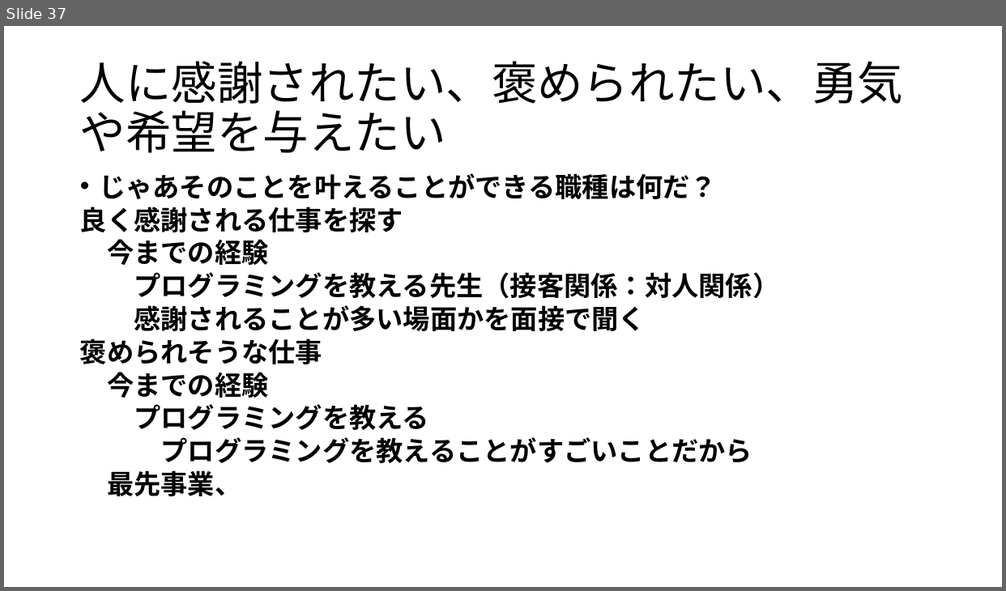
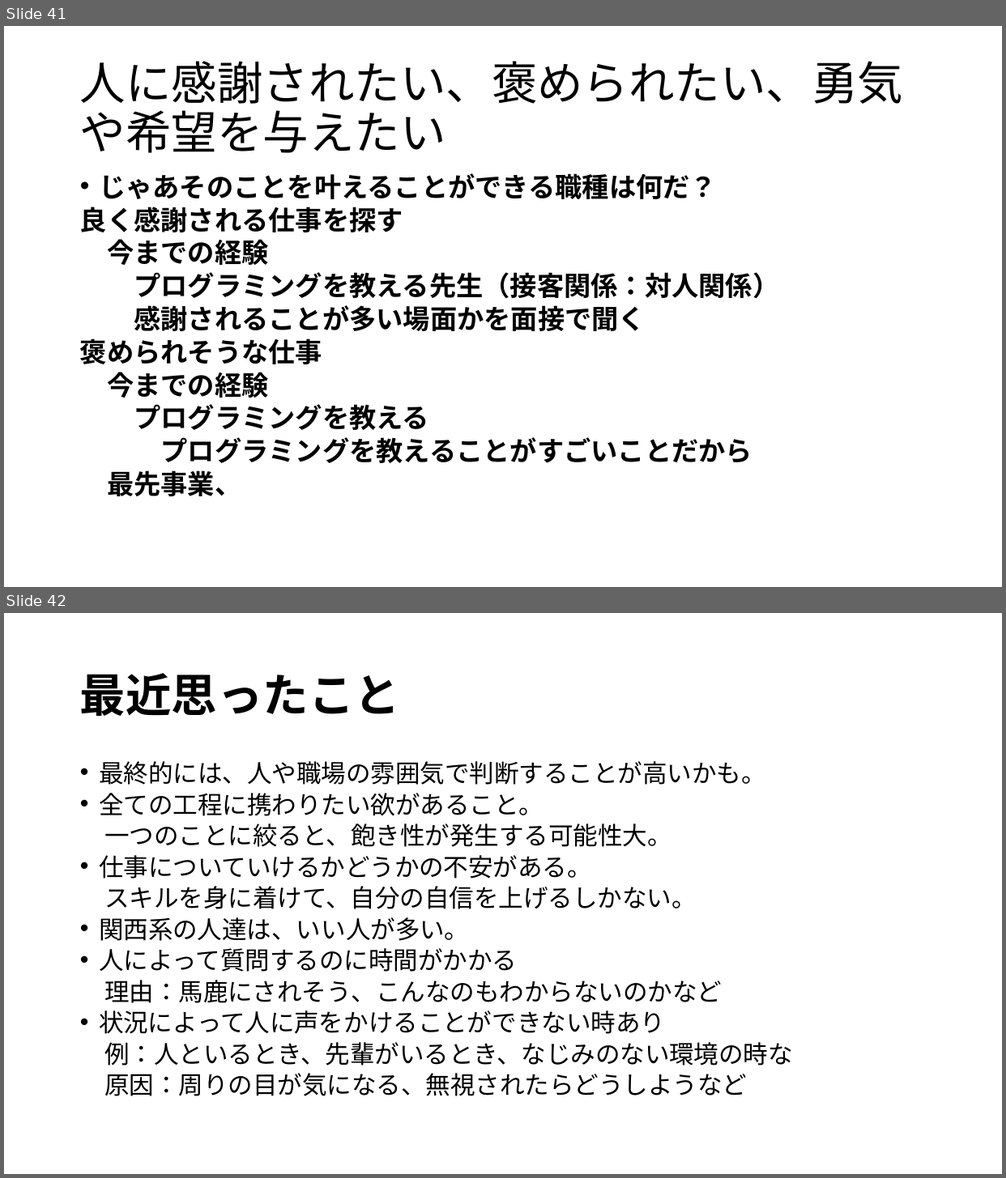
Before and after one commit to yamada4649/tibakoudai_2023, a slide deck: 就活関係/自己分析/就活（自己分析）.pptx. Shown one above the other, each under a label of ours: slide 37 before the commit, slides 41 and 42 after it. The pictures are 1006x591 and 1006x1178 pixels, drawn with LibreOffice and Linux fonts; fonts in the diff are those of the drawing. Boxes give left, top, right and bottom in pixels: in the first picture for what was removed or moved away, otherwise in the second. Text is boxed around its words. In the diff, an @@ line names an element or a change of style, - is before the commit and + after.

```diff
--- a/就活関係/自己分析/就活（自己分析）.pptx
+++ b/就活関係/自己分析/就活（自己分析）.pptx
@@ slide 42 added at box(4, 613, 1002, 1174), background #FFFFFF @@
@@ title added at box(80, 673, 400, 716), 44 pt, text #000000, bold @@
+最近思ったこと
@@ text added at box(99, 761, 793, 1097), 23.8 pt, text #000000 @@
+• 最終的には、人や職場の雰囲気で判断することが高いかも。
+• 全ての工程に携わりたい欲があること。
+一つのことに絞ると、飽き性が発生する可能性大。
+• 仕事についていけるかどうかの不安がある。
+スキルを身に着けて、自分の自信を上げるしかない。
+• 関西系の人達は、いい人が多い。
+• 人によって質問するのに時間がかかる
+理由：馬鹿にされそう、こんなのもわからないのかなど
+• 状況によって人に声をかけることができない時あり
+例：人といるとき、先輩がいるとき、なじみのない環境の時な
+原因：周りの目が気になる、無視されたらどうしようなど
@@ what was slide 37 is now slide 41 @@
```
Also in this commit, not shown: 2 slides changed, 13 other slides added, 39 other files.
